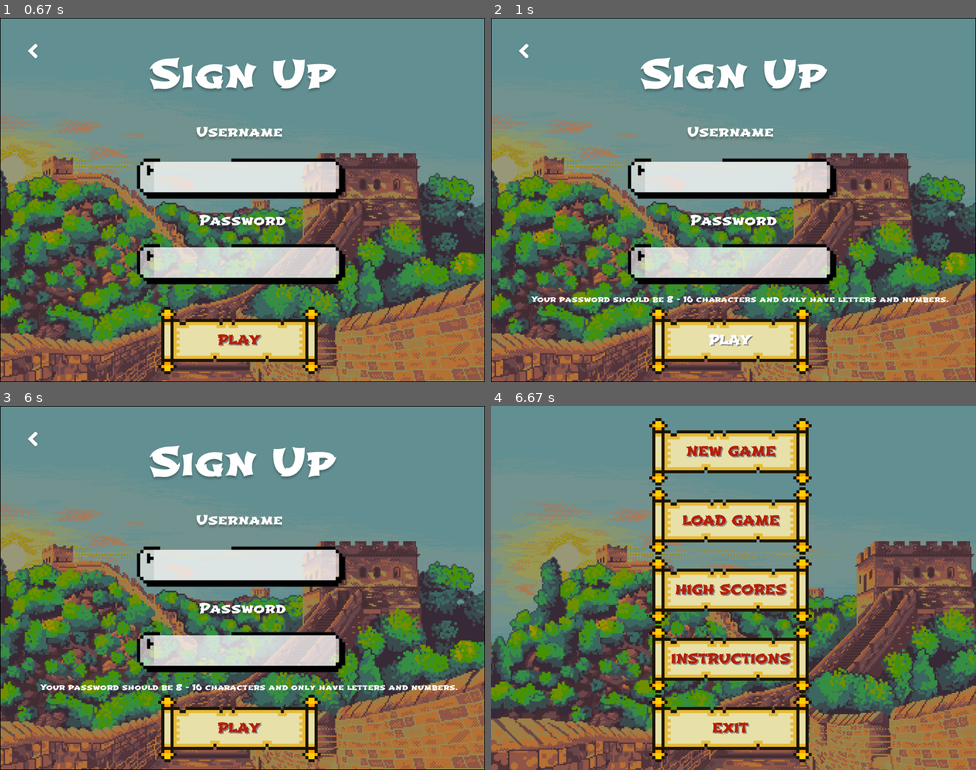
Above: before the commit, frames 1-4 (two rows, left to right).
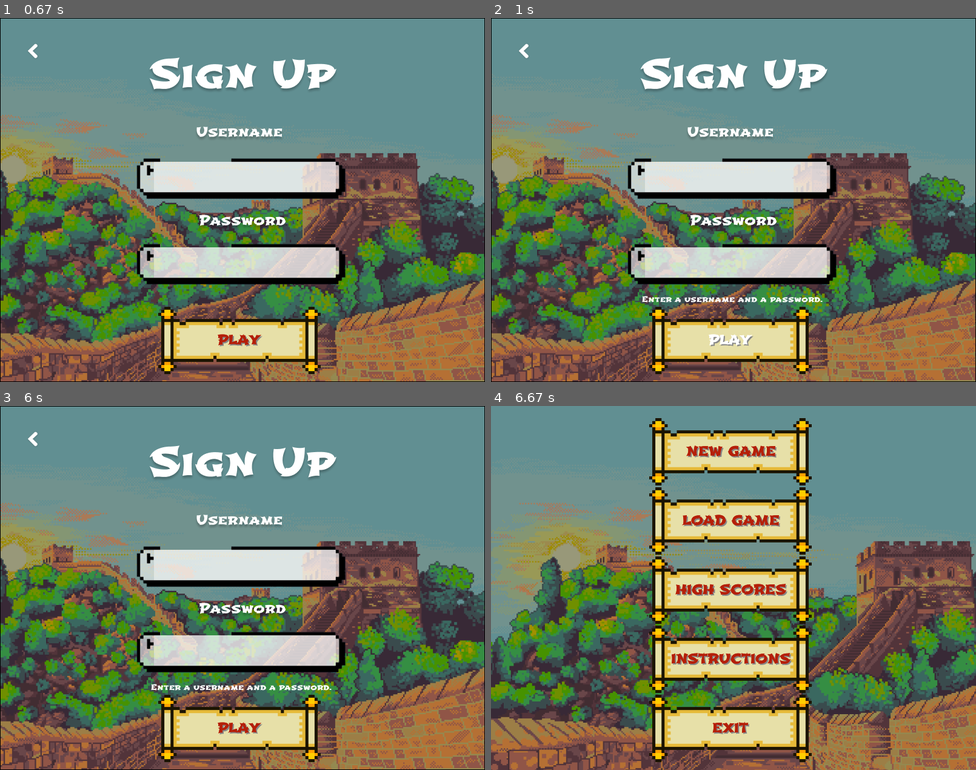
Above: after the commit, the same moments.

Repository: jocelyn-chang/digit-dynasty
Game: pygame game, started from mainMenu.py
The game is run twice, just before and just after one commit, with the same random seed, the same clock (stepped at 60 frames per second) and the same inputs.
Inputs (mouse positions are in pixels of both pictures, inside the frame that each line leads up to):
- Up to frame 1 (0.67 s): click "NEW GAME" at 0.38 s
- Up to frame 2 (1 s): click "PLAY" at 0.72 s
- Up to frame 3 (6 s): click (92, 533) at 1.05 s; click (116, 453) at 1.38 s; click (252, 464) at 1.72 s; click (33, 438) at 2.05 s; click (227, 526) at 2.38 s; click "PLAY" at 2.72 s; click (58, 507) at 3.05 s; click "NEW GAME" at 3.38 s; click "PLAY" at 3.72 s; click (101, 518) at 4.05 s; click (261, 573) at 4.38 s; click (33, 438) at 4.72 s; click "NEW GAME" at 5.05 s; click "PLAY" at 5.38 s; click (164, 471) at 5.72 s
- Up to frame 4 (6.67 s): click (685, 573) at 6.05 s; click (617, 493) at 6.38 s

Frame 1 is identical in both runs. In frame 2, 0.9% of the frame differs, in the area x 8-95%, y 76-79%; in frame 3, 0.9%; in frame 4, nothing differs.

Commit message:
main menu

Diff:
--- a/mainMenu.py
+++ b/mainMenu.py
@@ -79,6 +79,7 @@
     password_active = False
     existing_player = False
     invalid_password = False
+    no_entry = False
     input_font = get_font("Sawarabi",35)
 
     username_rect = pygame.Rect(254, 237, 300, 50)
@@ -111,13 +112,16 @@
                 elif PLAY_BUTTON.checkInput(GAME_MOUSE_POS):
                     existing_player = False
                     invalid_password = False
+                    no_entry = False
 
                     with open("data.csv", newline = '') as csvfile:
                         reader = csv.reader(csvfile)
                         for row in reader:
                             compare_Username = row[0]
 
-                    if username == compare_Username:
+                    if username == "" or password == "":
+                        no_entry = True
+                    elif username == compare_Username:
                         existing_player = True
                     elif not valid_password(password):
                         invalid_password = True
@@ -145,6 +149,10 @@
                     else:
                         password += event.unicode
 
+        if no_entry:
+            font = get_font('Shojumaru', 13)
+            text_surface = font.render('Enter a username and a password.', True, 'white')
+            SCREEN.blit(text_surface, (249, 455))
         if existing_player:
             font = get_font('Shojumaru', 15)
             text_surface = font.render('Existing player. Enter a new username or log in.', True, 'white')
@@ -152,7 +160,7 @@
         if invalid_password:
             font = get_font('Shojumaru', 13)
             text_surface = font.render('Your password should be 8 - 16 characters and only have letters and numbers.', True, 'white')
-            SCREEN.blit(text_surface, (65, 455))
+            SCREEN.blit(text_surface, (45, 455))
 
         PLAY_BUTTON.changeColour(GAME_MOUSE_POS)
         PLAY_BUTTON.update(SCREEN)
@@ -176,6 +184,7 @@
                 }
                 return player_info
     return None
+
 
 # Go to load screen
 def load_game():
